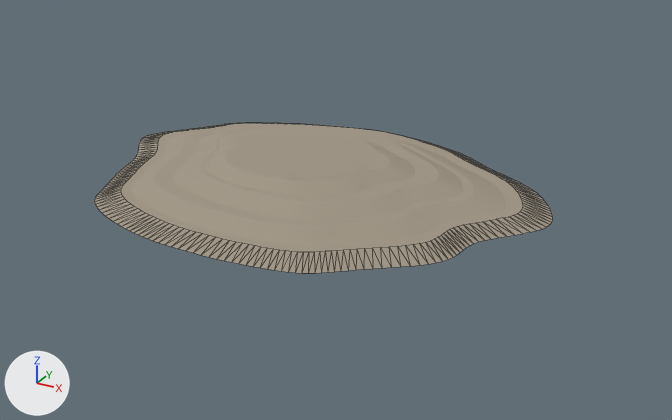
Renders of the glTF model public/assets/models/cover.glb from each side of a commit.
One viewpoint serves both versions: a camera (50 mm lens) standing at (107.1, -180.4, 85.8) and looking at (7.9, 0.0, -4.4). The axes (+X, +Y, +Z) are drawn at lower left. The lights are the same throughout. The older version comes first. Mesh edges are drawn as thin lines on the coarser meshes.

The first picture shows 'CoverBench01', 'CoverBench02', 'CoverBench03', 'CoverBench04', 'CoverSlope01', 'CoverSlope02', 'CoverSlope03', 'CoverSlope04', 'CoverSoil' and 1 more.
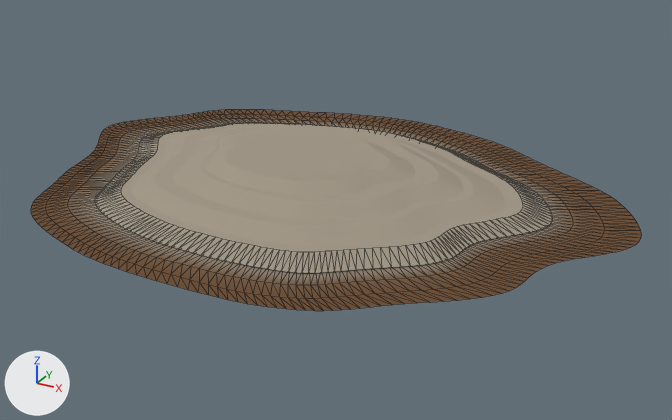
Pixel boxes (x1, y1, x2, y2) of what changed, in the pictures (672 x 420 px):
'CoverToeTransition', added (brown)
    after: (31, 110, 642, 311)

Diff of the bpy script that builds the scene:
```diff
--- a/public/assets/models/cover.glb.py
+++ b/public/assets/models/cover.glb.py
@@ mat_pg_toe_gradient @@
+mat_pg_toe_gradient = bpy.data.materials.new('PG_toe_gradient')
+mat_pg_toe_gradient.use_nodes = True; mat_pg_toe_gradient.node_tree.nodes.clear()
+_N = mat_pg_toe_gradient.node_tree.nodes; _L = mat_pg_toe_gradient.node_tree.links
+n0 = _N.new('ShaderNodeBsdfPrincipled'); n0.name = 'Principled BSDF'
+n0.inputs[2].default_value = 0.97  # 'Roughness'
+n1 = _N.new('ShaderNodeOutputMaterial'); n1.name = 'Material Output'
+n2 = _N.new('ShaderNodeVertexColor'); n2.name = 'Color Attribute'
+_L.new(n0.outputs[0], n1.inputs[0])  # 'BSDF' to 'Surface'
+_L.new(n2.outputs[0], n0.inputs[0])  # 'Color' to 'Base Color'
@@ me_covertoetransitionmesh @@
+me_covertoetransitionmesh.from_pydata(...)  # 768 vertices, 1152 faces; spans x -73.0..77.0, y -56.0..58.0, z 0.0
+me_covertoetransitionmesh.materials.append(mat_pg_toe_gradient)
@@ ob_covertoetransition @@
+ob_covertoetransition = bpy.data.objects.new('CoverToeTransition', me_covertoetransitionmesh)
+ob_covertoetransition.location = (0.0, 0.0, 0.0)
```
